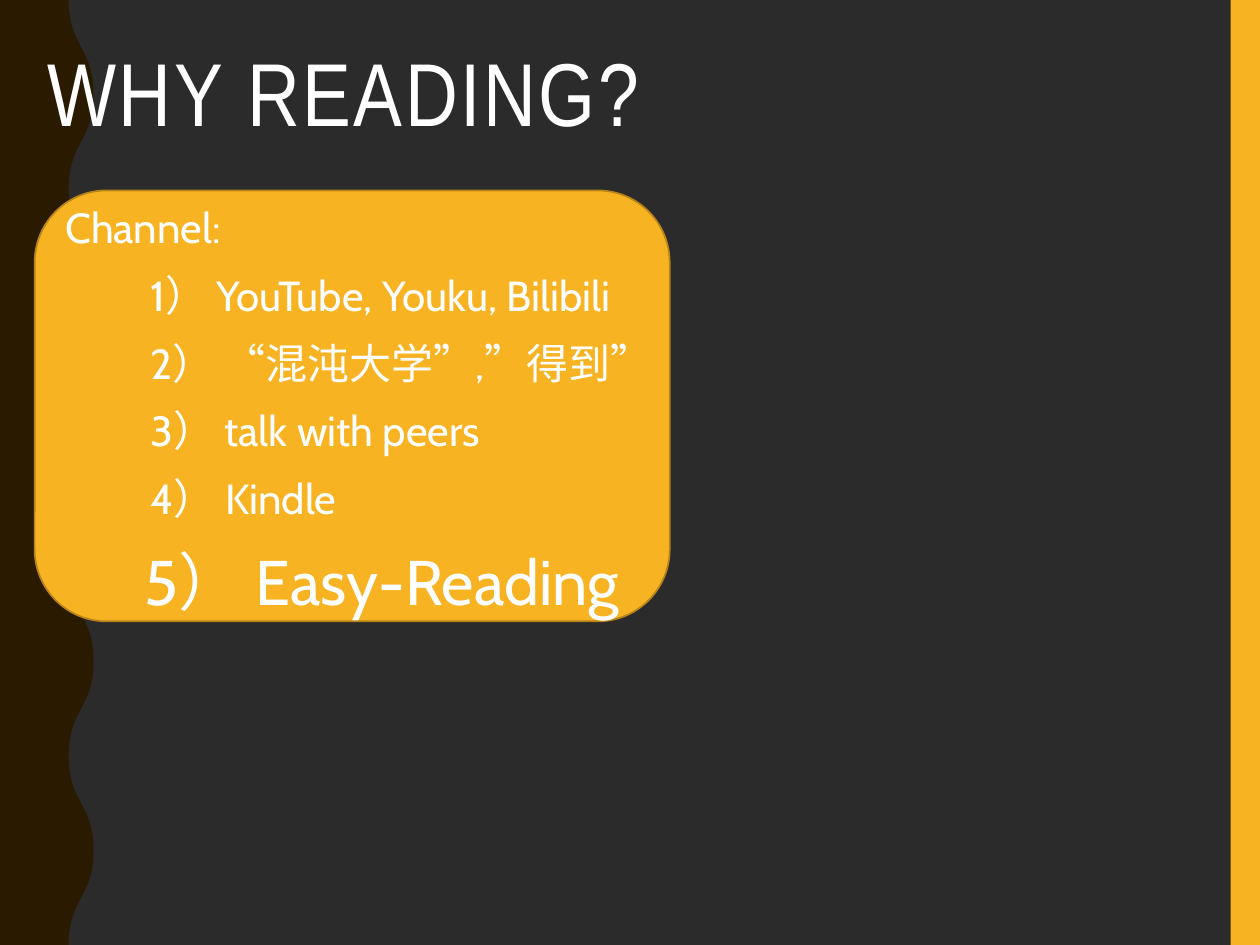
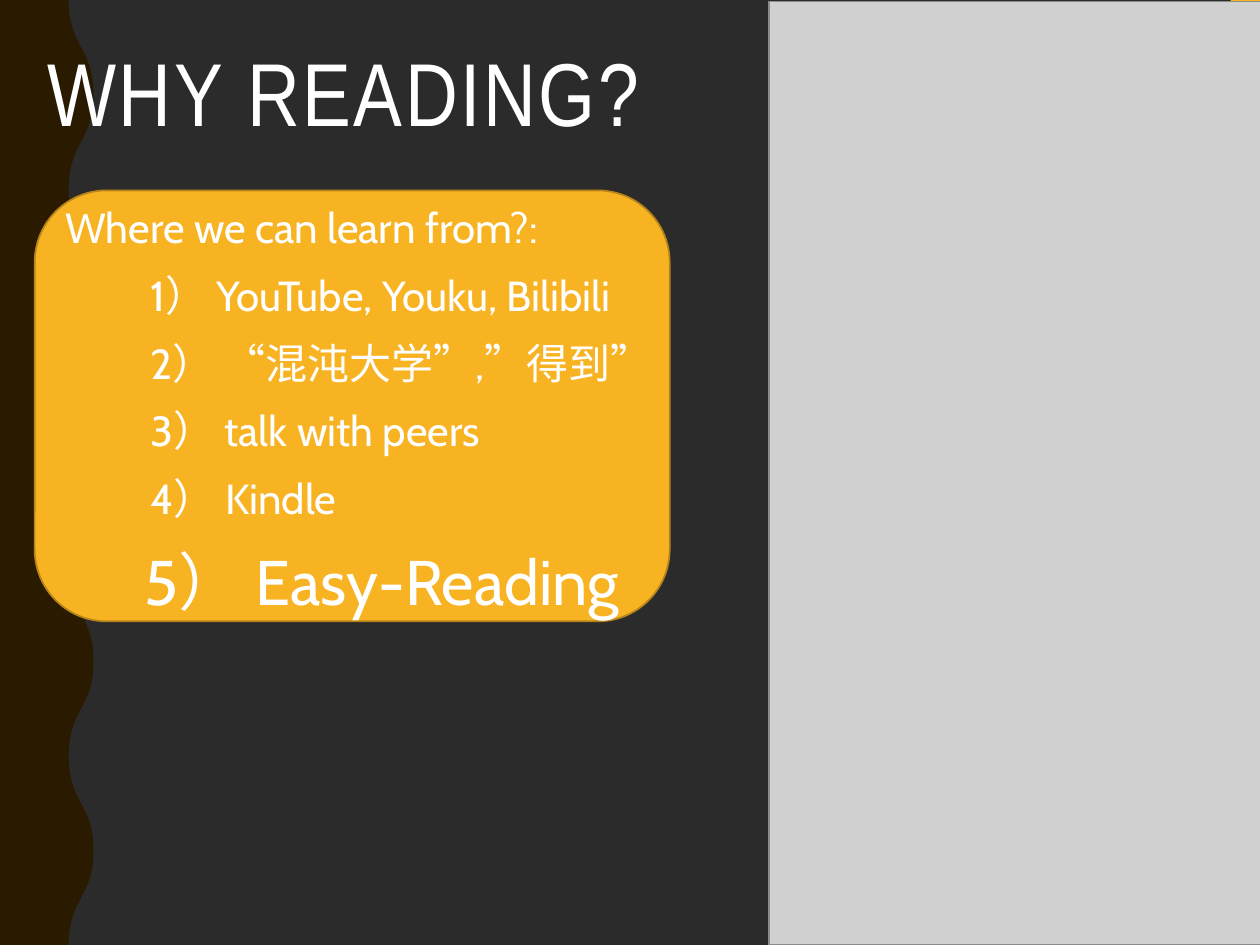
Before and after one commit to LockeyCheng/LockeyCheng.github.io, a slide deck: slide 2 of EasyReadingIntro.pptx. Drawn at 1260x945 pixels with LibreOffice and Linux fonts; fonts in the diff are those of the drawing; grey boxes stand for pictures; background and template pictures are left out; a plain dark background stands for a picture behind light text. Boxes give left, top, right and bottom in pixels: in the first picture for what was removed or moved away, otherwise in the second. Text is boxed around its words. In the diff, an @@ line names an element or a change of style, - is before the commit and + after.

```diff
--- a/EasyReadingIntro.pptx
+++ b/EasyReadingIntro.pptx
@@ picture added at <box>769,1,1260,945</box> @@
@@ text at <box>65,211,538,244</box>: text changed @@
-Channel:
+Where we can learn from?:
```
Also in this commit, not shown: 3 other slides changed, 4 slides added, 1 other file.
